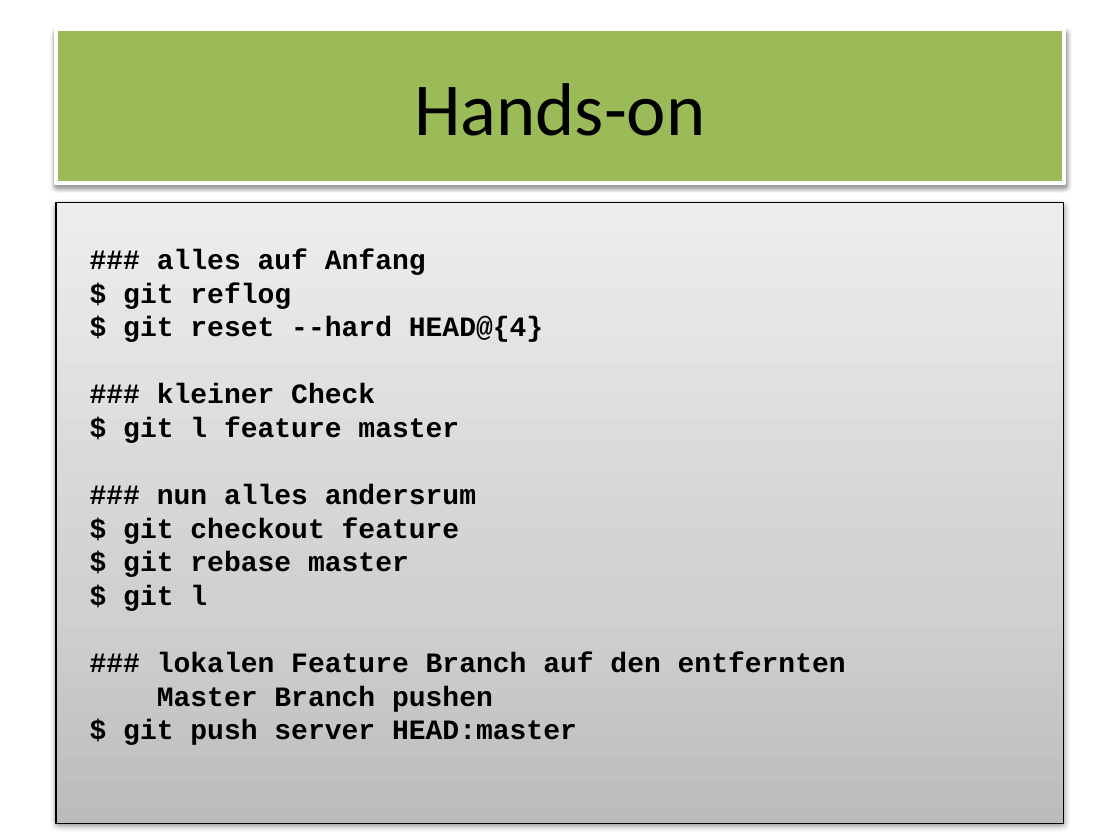
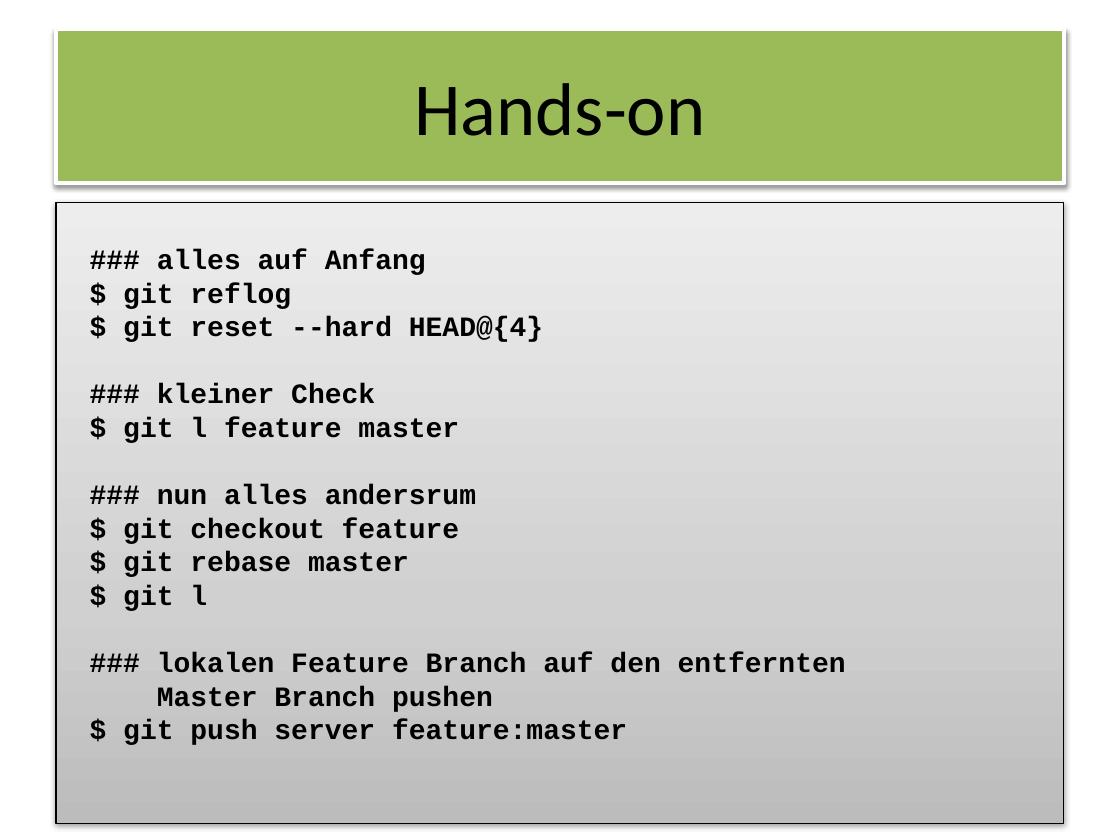
Before and after one commit to owidder/git-wks, a slide deck: slide 64 of git-wks.pptx. Drawn at 1120x840 pixels with LibreOffice and Linux fonts; fonts in the diff are those of the drawing. Boxes give left, top, right and bottom in pixels: in the first picture for what was removed or moved away, otherwise in the second. Text is boxed around its words. In the diff, an @@ line names an element or a change of style, - is before the commit and + after.

Commit message:
moved chapter 'Conflicts'

```diff
--- a/git-wks.pptx
+++ b/git-wks.pptx
@@ text at (x1=123, y1=720, x2=627, y2=745): text changed @@
-$ git push server HEAD:master
+$ git push server feature:master
```
